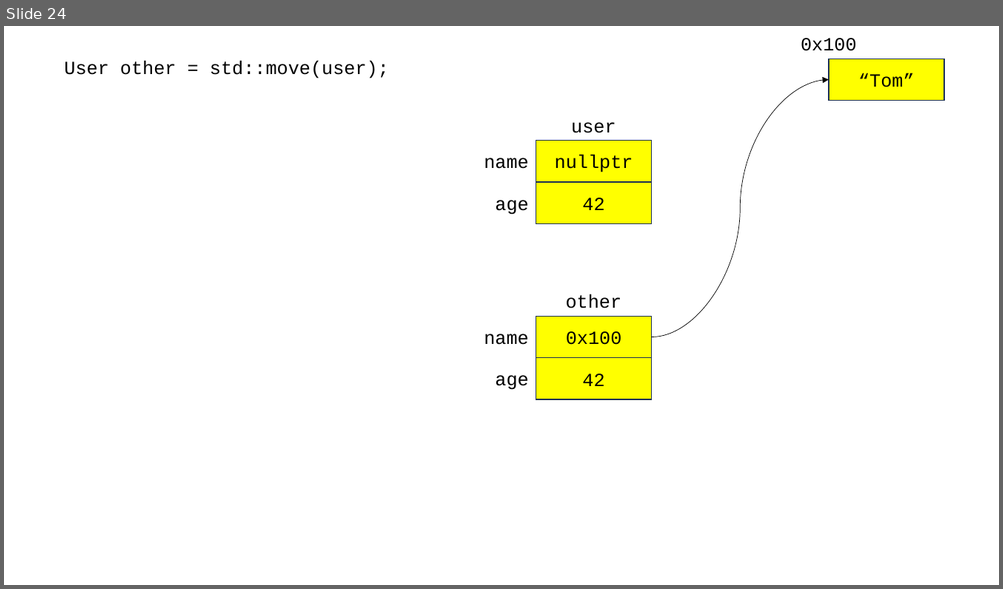
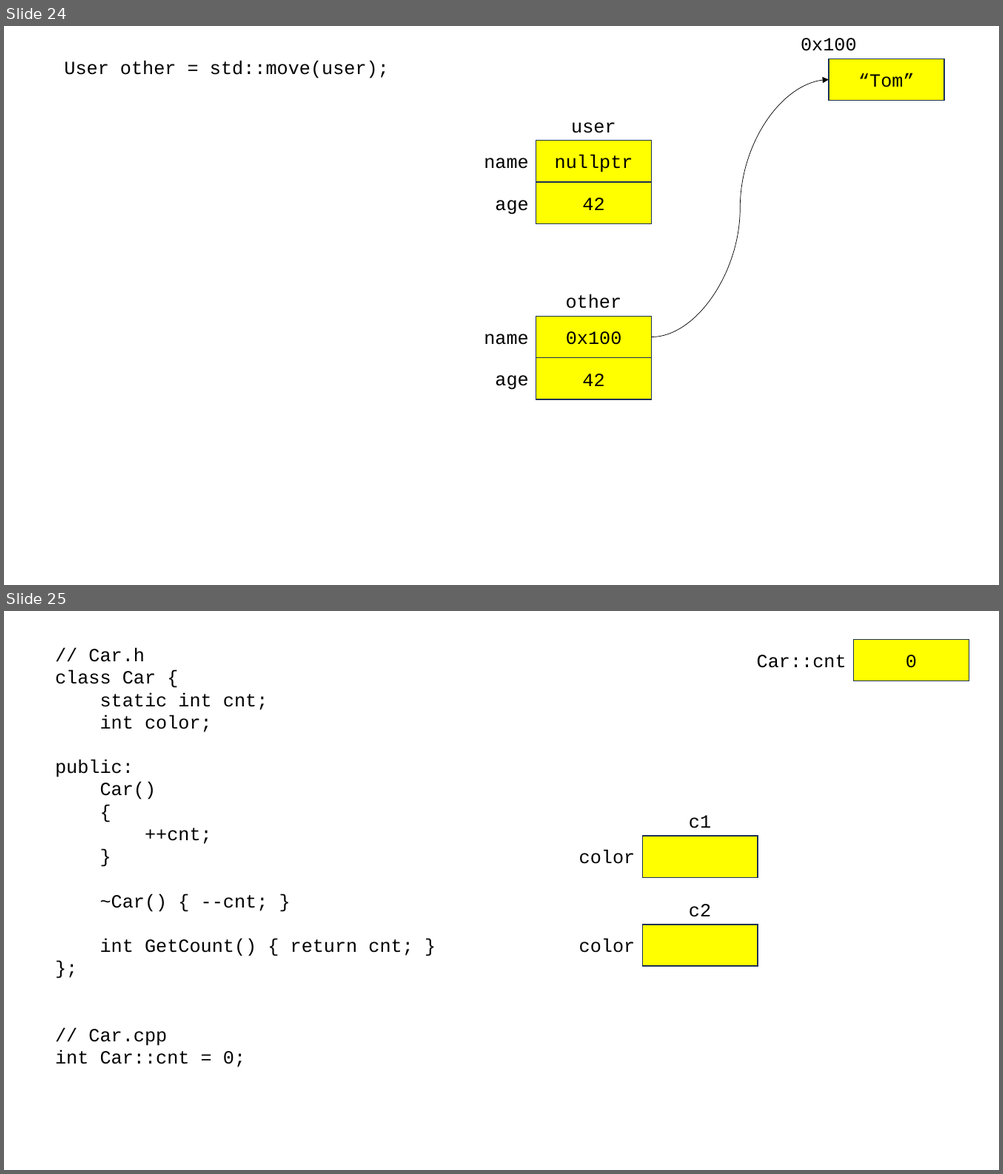
Before and after one commit to loopinf/cpp_230619, a slide deck: 230619.pptx. Shown one above the other, each under a label of ours: slide 24 before the commit, slides 24 and 25 after it. The pictures are 1003x589 and 1003x1174 pixels, drawn with LibreOffice and Linux fonts; fonts in the diff are those of the drawing. Boxes give left, top, right and bottom in pixels: in the first picture for what was removed or moved away, otherwise in the second. Text is boxed around its words. In the diff, an @@ line names an element or a change of style, - is before the commit and + after.

```diff
--- a/230619.pptx
+++ b/230619.pptx
@@ slide 25 added at box(4, 611, 999, 1170), background #FFFFFF @@
@@ text added at box(55, 648, 412, 1068), 18 pt, text #000000 @@
+// Car.h
+class Car {
+static int cnt;
+int color;
+public:
+Car()
+{
+++cnt;
+}
+~Car() { --cnt; }
+int GetCount() { return cnt; }
+};
+// Car.cpp
+int Car::cnt = 0;
@@ text added at box(757, 655, 846, 668), 18 pt, text #000000 @@
+Car::cnt
@@ rectangle added at box(853, 639, 969, 681), fill #FFFF00, outline #1E3256 1 pt, 18 pt, text #000000 @@
+0
@@ text added at box(688, 815, 711, 829), 18 pt, text #000000 @@
+c1
@@ text added at box(579, 850, 635, 864), 18 pt, text #000000 @@
+color
@@ rectangle added at box(642, 836, 757, 878), fill #FFFF00, outline #1E3256 1 pt @@
@@ text added at box(688, 904, 711, 917), 18 pt, text #000000 @@
+c2
@@ text added at box(579, 939, 635, 953), 18 pt, text #000000 @@
+color
@@ rectangle added at box(642, 924, 757, 966), fill #FFFF00, outline #1E3256 1 pt @@
```
Also in this commit, not shown: 5 other files.
